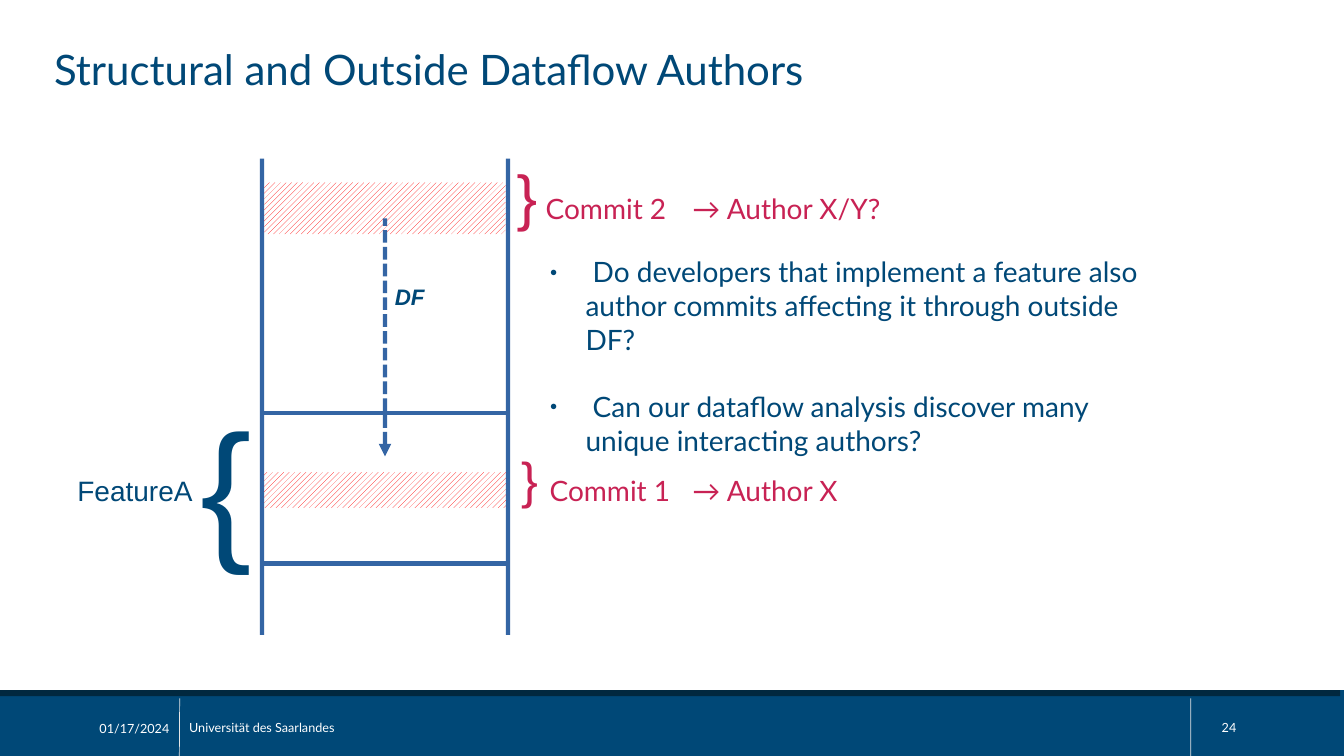
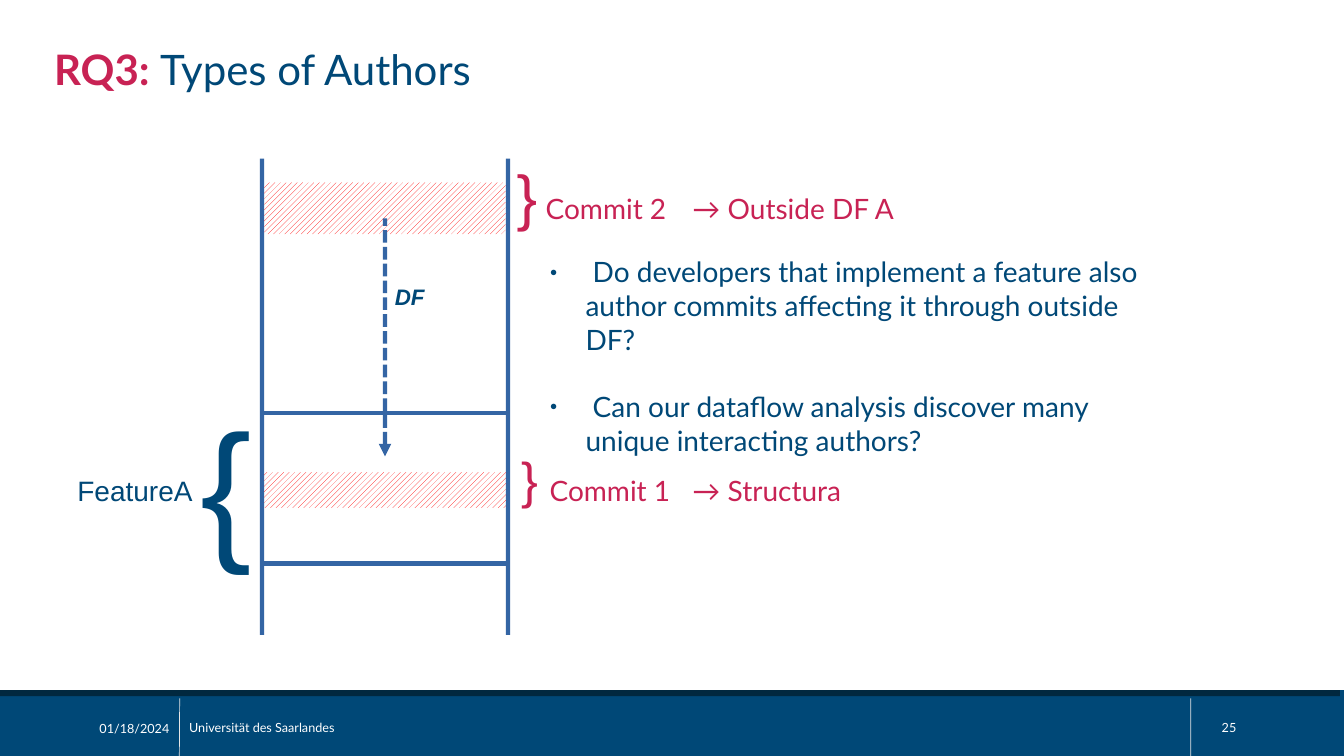
Before and after one commit to sisteu56/bachelor, a slide deck: slide 25 of pres/bachelor_thesis_pres.odp (slide 24 before the commit). Drawn at 1344x756 pixels with LibreOffice and Linux fonts; fonts in the diff are those of the drawing. Boxes give left, top, right and bottom in pixels: in the first picture for what was removed or moved away, otherwise in the second. Text is boxed around its words. In the diff, an @@ line names an element or a change of style, - is before the commit and + after.

```diff
--- a/pres/bachelor_thesis_pres.odp
+++ b/pres/bachelor_thesis_pres.odp
@@ text at [54,54,471,93]: text changed @@
-Structural and Outside Dataflow Authors
+RQ3: Types of Authors
@@ text removed at [727,198,880,221] @@
-→ Author X/Y?
@@ text added at [728,198,894,220], 20 pt, text #C82254 @@
+→ Outside DF A
@@ text removed at [727,480,837,502] @@
-→ Author X
@@ text added at [728,480,841,502], 20 pt, text #C82254 @@
+→ Structura
@@ text at [99,724,169,734]: text changed @@
-01/17/2024
+01/18/2024
@@ page number at [1222,723,1237,732]: text changed @@
-24
+25
```
Also in this commit, not shown: 24 other slides changed, 4 slides added, 1 slide removed, 1 other file.
